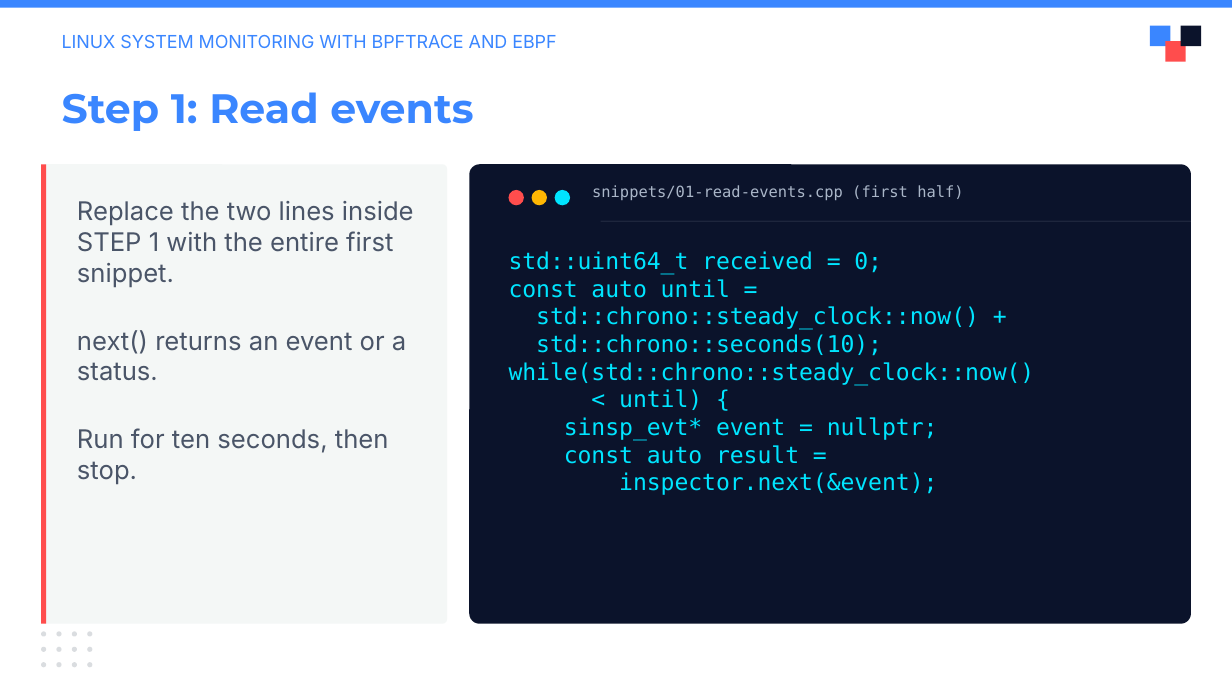
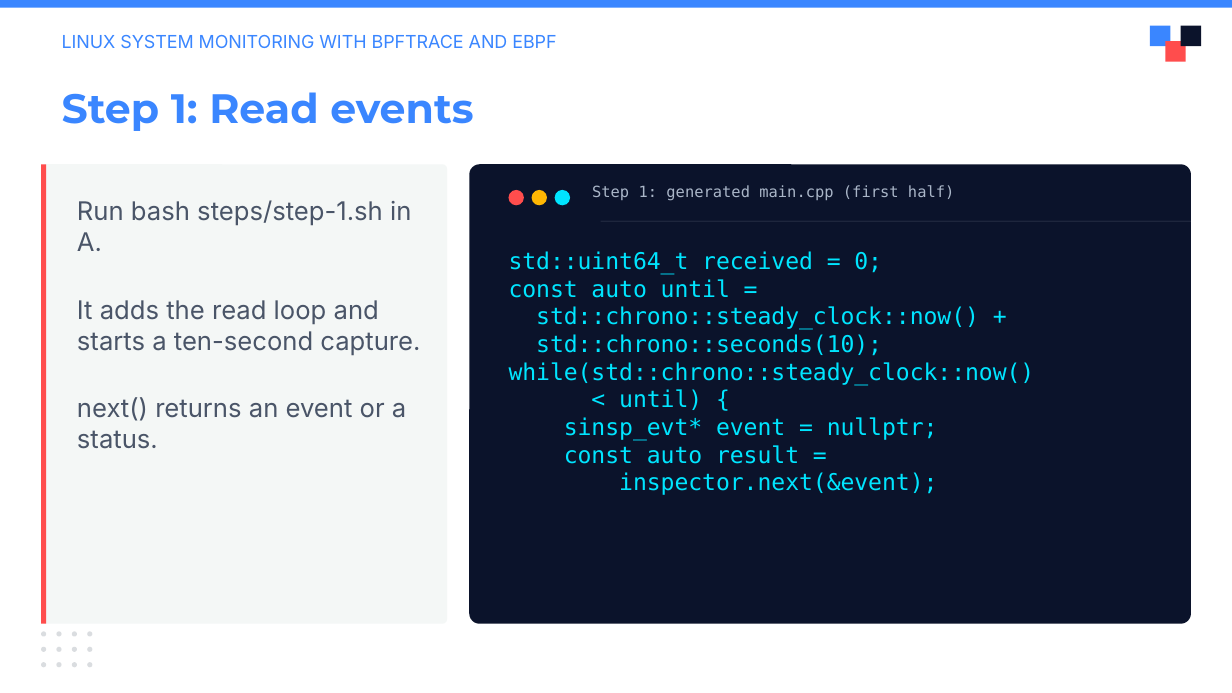
Before and after one commit to julianshalaby-perj/falco-libs-workshop, a slide deck: slide 7 of presentation/falco-libs-intro.pptx. Drawn at 1232x693 pixels with LibreOffice and Linux fonts; fonts in the diff are those of the drawing; background and template pictures are left out. Boxes give left, top, right and bottom in pixels: in the first picture for what was removed or moved away, otherwise in the second. Text is boxed around its words. In the diff, an @@ line names an element or a change of style, - is before the commit and + after.

Commit message:
Replace manual editing instructions with step commands

```diff
--- a/presentation/falco-libs-intro.pptx
+++ b/presentation/falco-libs-intro.pptx
@@ text at [77,200,420,355]: text changed @@
-Replace the two lines inside STEP 1 with the entire first snippet.
+Run bash steps/step-1.sh in A.
+It adds the read loop and starts a ten-second capture.
@@ text at [592,185,954,201]: text changed @@
-snippets/01-read-events.cpp (first half)
+Step 1: generated main.cpp (first half)
@@ text at [77,428,389,485]: paragraph removed @@
-Run for ten seconds, then stop.
```
Also in this commit, not shown: 6 other slides changed.
